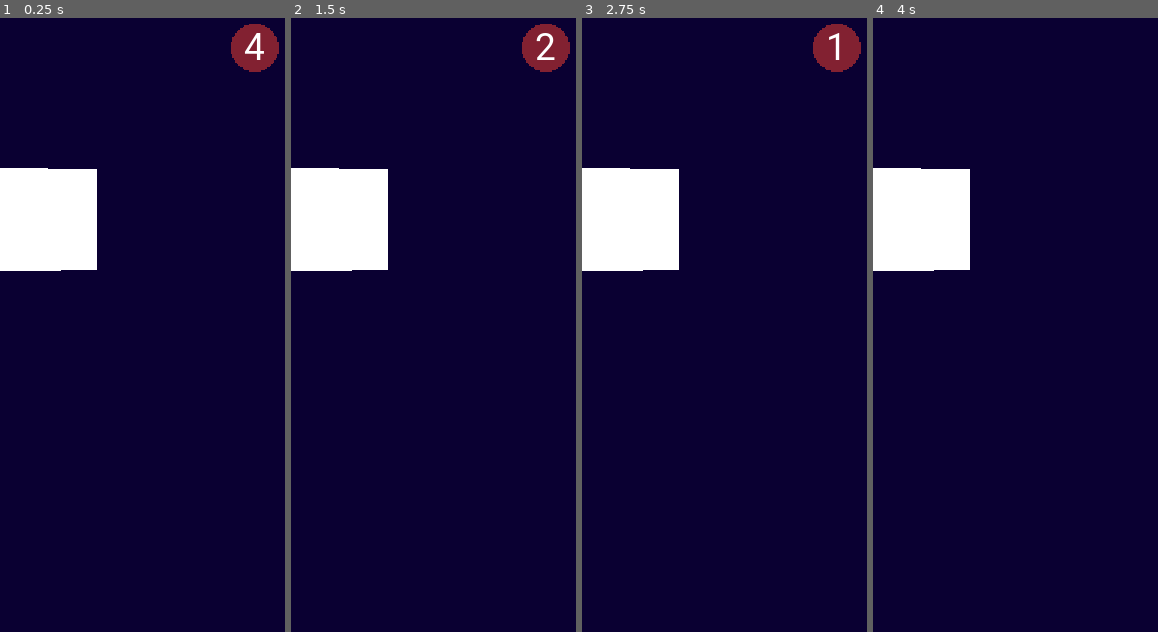
Above: before the commit, frames 1-4 (left to right).
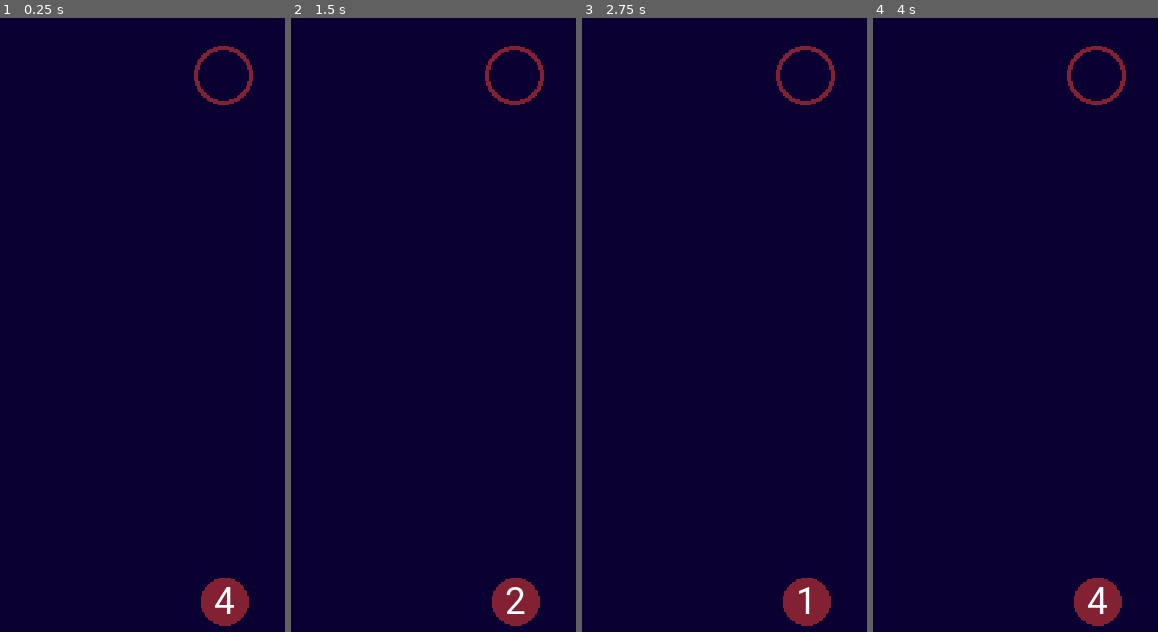
Above: after the commit, the same moments.

Repository: GregCK/BouncyBall
Game: Godot game, scene res://Levels/Level1.tscn
The game is run twice, just before and just after one commit, with the same random seed, the same clock (stepped at 60 frames per second) and the same inputs. Before the commit the project starts from res://World.tscn.
Inputs (mouse positions are in pixels of both pictures, inside the frame that each line leads up to):
- Up to frame 1 (0.25 s): no input
- Up to frame 2 (1.5 s): tap Enter at 0.5 s; move the mouse to (outside the picture) at 0.52 s; click (outside the picture) at 0.6 s; tap Space at 1.25 s; move the mouse to (424, 361) at 1.27 s; click (424, 361) at 1.35 s
- Up to frame 3 (2.75 s): tap Enter at 2 s; move the mouse to (852, 146) at 2.02 s; click (852, 146) at 2.1 s
- Up to frame 4 (4 s): tap Space at 2.75 s; move the mouse to (1075, 484) at 2.77 s; click (1075, 484) at 2.85 s; tap Enter at 3.5 s; move the mouse to (outside the picture) at 3.52 s; click (outside the picture) at 3.6 s

The runs differ from the first frame. In frame 1, 8.0% of the frame differs, in the area x 0-98%, y 0-100%; in frame 2, 8.0%; in frame 3, 8.0%; in frame 4, 7.1%.

Commit message:
added goal

Diff:
--- a/Ball/Ball3.gd
+++ b/Ball/Ball3.gd
@@ -8,8 +8,10 @@
 
 
 export var flings = 4
-export var max_bounces = 12
+export var max_bounces = 3
 var curr_bounces = 0
+var isRotating = false
+var won = false
 
 signal die
 
@@ -21,12 +23,15 @@
 
 # Called every frame. 'delta' is the elapsed time since the previous frame.
 func _process(delta):
-	process_fling(delta)
+	if !won:
+		process_fling(delta)
+	if isRotating:
+		rotate(delta)
 
 func process_fling(delta):
 	if (Input.is_action_just_pressed("Click")):
 		first_touch = get_global_mouse_position()
-	if (Input.is_action_just_released("Click")):
+	if (Input.is_action_just_released("Click") and first_touch != null):
 		release = get_global_mouse_position()
 
 		var dir = (release - first_touch).normalized()
@@ -37,6 +42,16 @@
 			die()
 		update_label()
 
+
+func win():
+	isRotating = true
+	won = true
+
+var rotationSpeed = 0
+
+func rotate(delta):
+	rotation_degrees += rotation_degrees + (rotationSpeed * delta)
+	rotationSpeed += 100
 
 func update_label():
 	var flings_string = str(flings)
--- a/Ball/Ball3.tscn
+++ b/Ball/Ball3.tscn
@@ -72,8 +72,8 @@
 size = 48
 font_data = ExtResource( 3 )
 
-[node name="Ball3" type="RigidBody2D"]
-position = Vector2( 284.678, 869.018 )
+[node name="Ball" type="RigidBody2D"]
+position = Vector2( 288, 869.018 )
 mass = 3.64898
 physics_material_override = SubResource( 1 )
 gravity_scale = 0.0
--- /dev/null
+++ b/Goal.gd
@@ -0,0 +1,20 @@
+extends Node2D
+
+
+# Declare member variables here. Examples:
+# var a = 2
+# var b = "text"
+
+
+# Called when the node enters the scene tree for the first time.
+func _ready():
+	pass # Replace with function body.
+
+
+# Called every frame. 'delta' is the elapsed time since the previous frame.
+#func _process(delta):
+#	pass
+
+
+func _on_Area2D_body_entered(body):
+	body.win()
--- /dev/null
+++ b/Goal.tscn
@@ -0,0 +1,21 @@
+[gd_scene load_steps=4 format=2]
+
+[ext_resource path="res://Assets/ring.png" type="Texture" id=1]
+[ext_resource path="res://Goal.gd" type="Script" id=2]
+
+[sub_resource type="CircleShape2D" id=1]
+radius = 38.5941
+
+[node name="Goal" type="Node2D"]
+script = ExtResource( 2 )
+
+[node name="Sprite" type="Sprite" parent="."]
+scale = Vector2( 1.9, 1.9 )
+texture = ExtResource( 1 )
+
+[node name="Area2D" type="Area2D" parent="."]
+
+[node name="CollisionShape2D" type="CollisionShape2D" parent="Area2D"]
+visible = false
+shape = SubResource( 1 )
+[connection signal="body_entered" from="Area2D" to="." method="_on_Area2D_body_entered"]
--- a/Level.gd
+++ b/Level.gd
@@ -1,14 +1,20 @@
 extends Node2D
 
 
-onready var ball = $Ball3
+onready var ball = $Ball
+
+var isBallAlive = true
 
 
 # Called when the node enters the scene tree for the first time.
 func _ready():
-	pass # Replace with function body.
+	ball.connect("die", self, "handle_die")
 
 
-# Called every frame. 'delta' is the elapsed time since the previous frame.
-#func _process(delta):
-#	pass
+func _process(_delta):
+	if isBallAlive == false:
+		if Input.is_action_just_pressed("Click"):
+			get_tree().reload_current_scene()
+
+func handle_die():
+	isBallAlive = false
--- /dev/null
+++ b/Levels/Level1.tscn
@@ -0,0 +1,39 @@
+[gd_scene load_steps=6 format=2]
+
+[ext_resource path="res://Ball/Ball3.tscn" type="PackedScene" id=1]
+[ext_resource path="res://Level.gd" type="Script" id=2]
+[ext_resource path="res://Goal.tscn" type="PackedScene" id=3]
+
+[sub_resource type="RectangleShape2D" id=1]
+extents = Vector2( 581.077, 10 )
+
+[sub_resource type="RectangleShape2D" id=2]
+extents = Vector2( 10, 569.217 )
+
+[node name="Level1" type="Node2D"]
+script = ExtResource( 2 )
+
+[node name="Collisions" type="Node2D" parent="."]
+
+[node name="OuterWalls" type="StaticBody2D" parent="Collisions"]
+
+[node name="CollisionShape2D" type="CollisionShape2D" parent="Collisions/OuterWalls"]
+position = Vector2( 300, -10 )
+shape = SubResource( 1 )
+
+[node name="CollisionShape2D2" type="CollisionShape2D" parent="Collisions/OuterWalls"]
+position = Vector2( 300, 1034 )
+shape = SubResource( 1 )
+
+[node name="CollisionShape2D3" type="CollisionShape2D" parent="Collisions/OuterWalls"]
+position = Vector2( -10, 512 )
+shape = SubResource( 2 )
+
+[node name="CollisionShape2D4" type="CollisionShape2D" parent="Collisions/OuterWalls"]
+position = Vector2( 586, 512.795 )
+shape = SubResource( 2 )
+
+[node name="Ball" parent="." instance=ExtResource( 1 )]
+
+[node name="Goal" parent="." instance=ExtResource( 3 )]
+position = Vector2( 285.905, 195.088 )
--- a/World.tscn
+++ b/World.tscn
@@ -24,5 +24,5 @@
 [node name="CollisionPolygon2D" type="CollisionPolygon2D" parent="Collisions/Polygon2D/StaticBody2D"]
 polygon = PoolVector2Array( -128.26, 313.13, 123.409, 315.65, 125.299, 443.532, -149.679, 448.886 )
 
-[node name="Ball3" parent="." instance=ExtResource( 1 )]
+[node name="Ball" parent="." instance=ExtResource( 1 )]
 position = Vector2( 326.404, 159.804 )
--- a/project.godot
+++ b/project.godot
@@ -16,7 +16,7 @@
 [application]
 
 config/name="Bouncy Ball"
-run/main_scene="res://World.tscn"
+run/main_scene="res://Levels/Level1.tscn"
 config/icon="res://icon.png"
 
 [display]
Binary file added: Assets/ring.png
Not shown, added: Assets/ring.png.import
